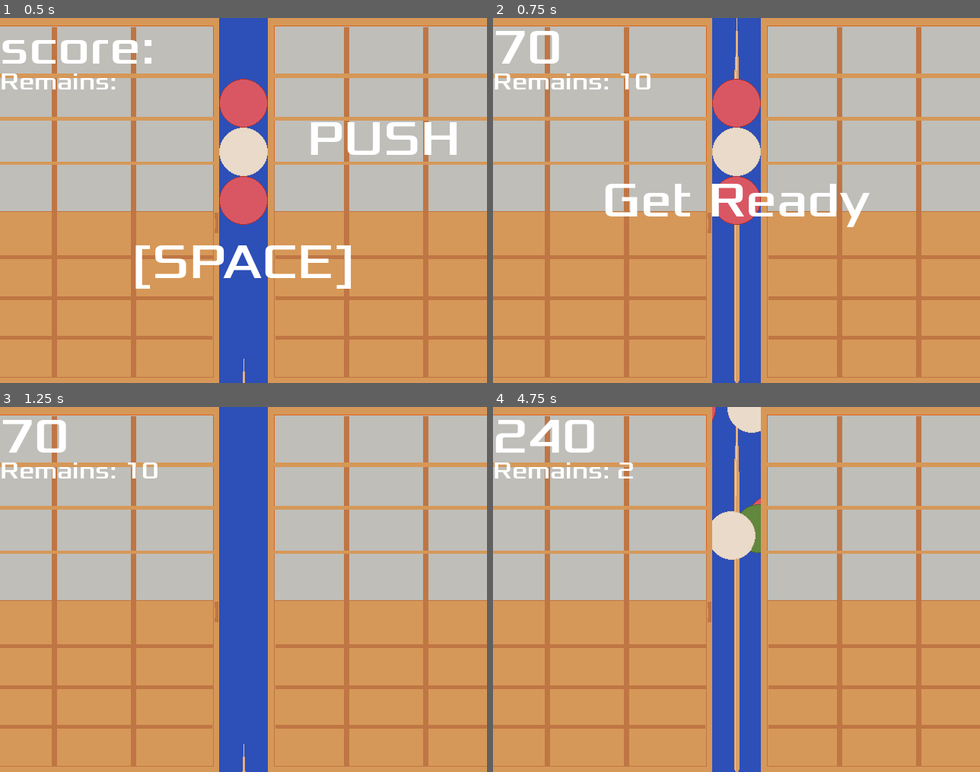
Above: before the commit, frames 1-4 (two rows, left to right).
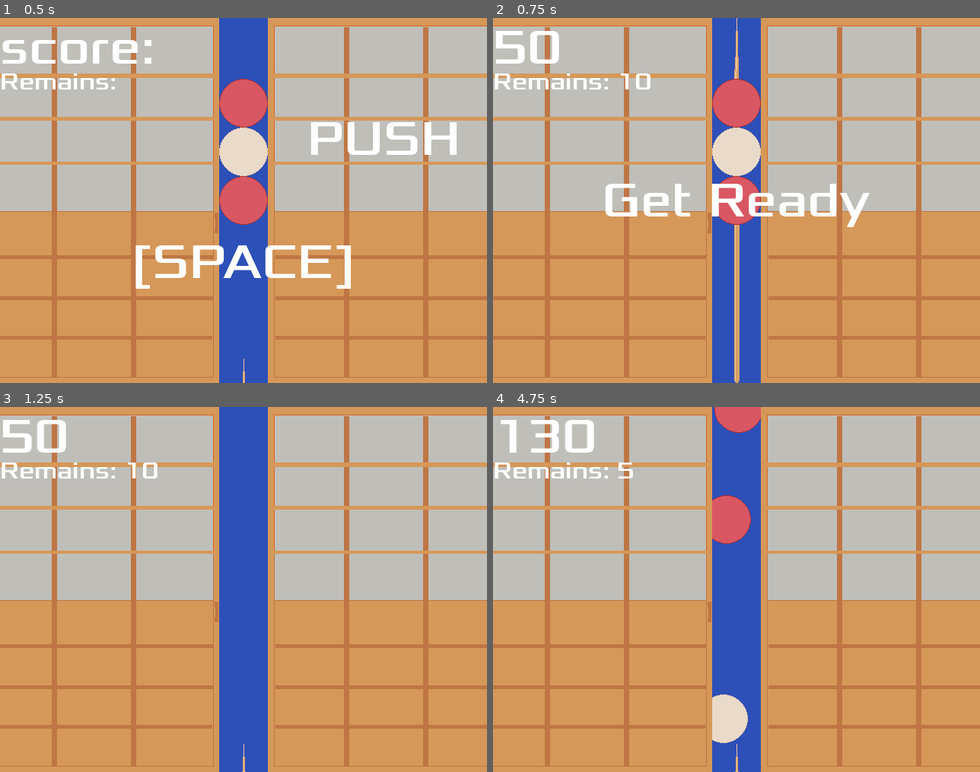
Above: after the commit, the same moments.

Repository: zundouz/ldjam54_odango
Game: Godot game, scene res://main.tscn
Two runs of this game, one before a commit and one after it. Both use one fixed random seed, a clock stepped at 60 frames per second and the inputs below.
Inputs (mouse positions are in pixels of both pictures, inside the frame that each line leads up to):
- Up to frame 1 (0.5 s): no input
- Up to frame 2 (0.75 s): tap Space (space) at 0.5 s; move the mouse to (843, 182) at 0.52 s; hold Up (move_up) from 0.53 s (still down); click (843, 182) at 0.6 s
- Up to frame 3 (1.25 s): keep holding Up (move_up)
- Up to frame 4 (4.75 s): move the mouse to (639, 607) at 1.27 s; release Up (move_up) at 1.28 s; tap Enter (enter) at 1.35 s; click (639, 607) at 1.55 s; tap Space (space) at 2, 2.85 s; move the mouse to (785, 509) at 2.02 s; hold Up (move_up) 2.03-3.53 s; click (785, 509) at 2.1 s; move the mouse to (712, 662) at 2.77 s; click (712, 662) at 3.05 s; move the mouse to (882, 644) at 3.52 s; tap W (w_key) at 3.6 s; click (882, 644) at 3.8 s; move the mouse to (590, 534) at 4.27 s; click (590, 534) at 4.35 s

Frame 1 is identical in both runs. In frame 2, 0.3% of the frame differs, in the area x 0-7%, y 3-13%; in frame 3, 0.3%; in frame 4, 4.2%, in the area x 0-55%, y 0-100%.

Commit message:
fix: 左クリックによる入力受け付けを廃止

Diff:
--- a/My_Global.gd
+++ b/My_Global.gd
@@ -27,6 +27,8 @@
 		):
 		return true
 	# mouse
-	if Input.is_action_just_pressed("mouse_left"):
-		return true
+	# ブラウザ起動直後に画面押すとうつっちゃうのがうっとうしいので除外
+	# ボタンとかがあればいいだろうけど…
+#	if Input.is_action_just_pressed("mouse_left"):
+#		return true
 	return false
